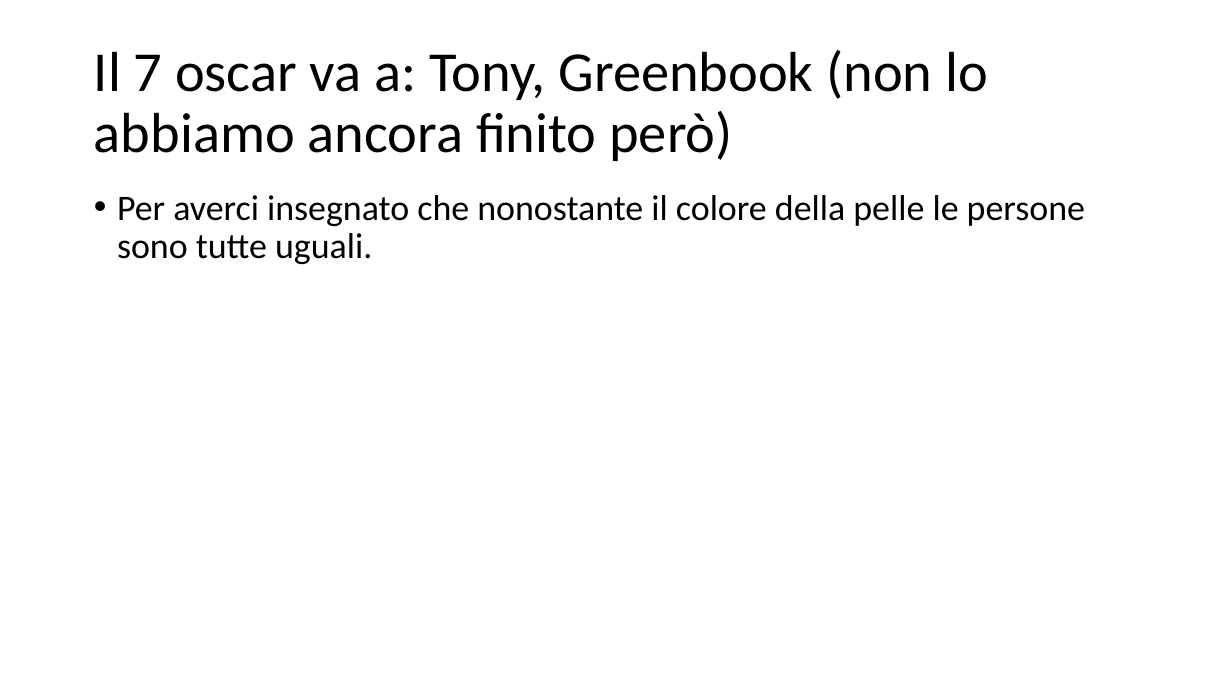
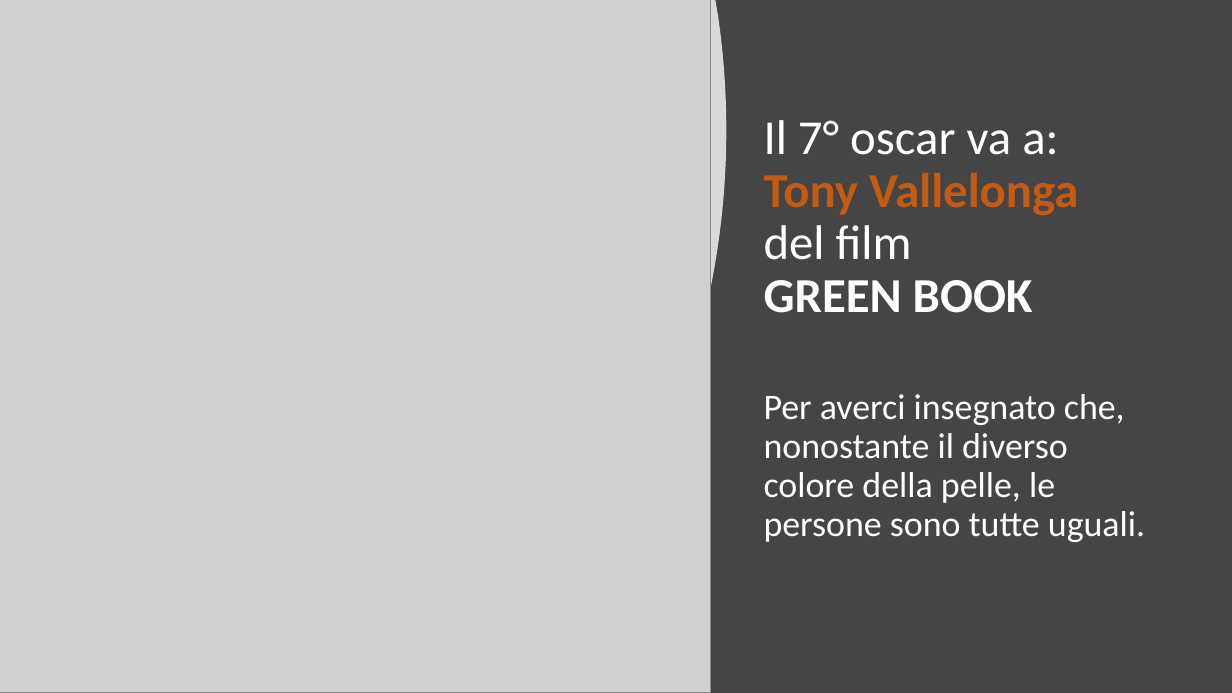
Before and after one commit to yungestdev/pptx, a slide deck: slide 5 of Oscar Night.pptx (slide 6 before the commit). Drawn at 1232x693 pixels with LibreOffice and Linux fonts; fonts in the diff are those of the drawing; grey boxes stand for pictures. Boxes give left, top, right and bottom in pixels: in the first picture for what was removed or moved away, otherwise in the second. Text is boxed around its words. In the diff, an @@ line names an element or a change of style, - is before the commit and + after.

```diff
--- a/Oscar Night.pptx
+++ b/Oscar Night.pptx
@@ background #FFFFFF to #454545 @@
@@ freeform shape added at box(0, 0, 726, 693), fill #FFFFFF at 80% opacity @@
@@ picture added at box(0, 0, 711, 693) @@
@@ title "Il 7° oscar va a: ..." at box(764, 120, 1078, 313): vertical alignment middle to bottom @@
@@ title at box(764, 120, 1078, 313): text changed; size 44 to 38 pt; text colour #000000 to #FFFFFF; bold on @@
-Il 7 oscar va a: Tony, Greenbook (non lo abbiamo ancora finito però)
+Il 7° oscar va a:
+Tony Vallelonga
+del film
+GREEN BOOK
@@ text at box(764, 394, 1145, 542): text changed; text colour #000000 to #FFFFFF @@
-• Per averci insegnato che nonostante il colore della pelle le persone sono tutte uguali.
+Per averci insegnato che, nonostante il diverso colore della pelle, le persone sono tutte uguali.
```
Also in this commit, not shown: 10 other slides changed, 1 slide removed.
